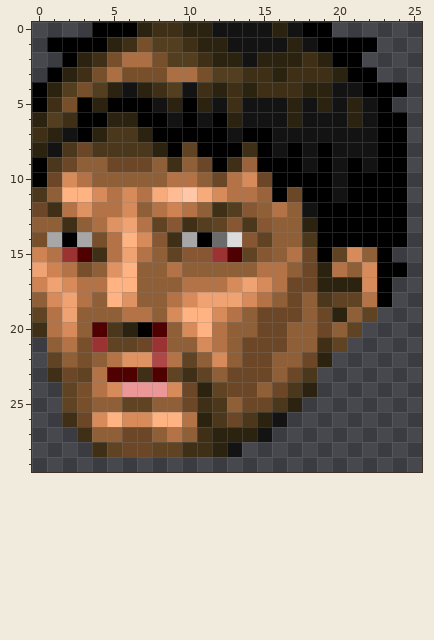
Two versions of one pixel-art sprite, graphics/stftl10.png. That is the earlier state.
The file is 26x30 pixels.
The result:
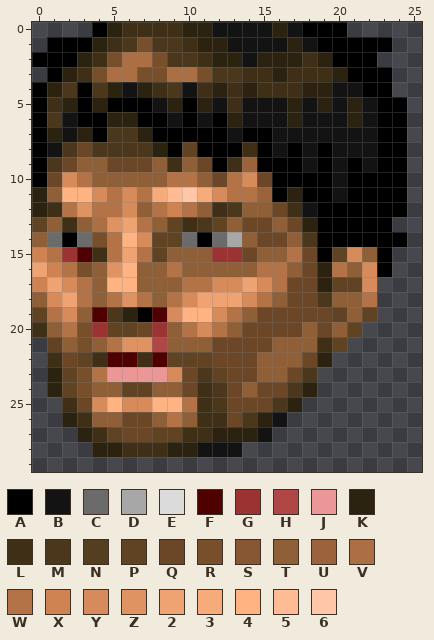
Palette (. is transparent): A #000000  B #131313  C #6b6b6b  D #a7a7a7  E #dbdbdb  F #4f0000  G #9b3333  H #af4747  J #eb9797  K #2b230f  L #3f2f17  M #4b371b  N #533f1f  P #5f4323  Q #6b4727  R #774f2b  S #875733  T #8f5f37  U #9b633b  V #ab6f43  W #b37347  X #cf8353  Y #d78b5b  Z #df9363  2 #efa373  3 #f7ab7b  4 #ffb383  5 #ffbb93  6 #ffc7a7
From old to new:
Changed rows in their new state; - is an unchanged pixel.
first column x 0:
 0 -----KLL------------A----
 1 ----KLM-MM-------------A-
 2 AA-------MM-----------A--
 3 ------V-----MM---------A-
 4 --MAM----M--------------.
 5 --K---------------------A
 6 AMB----------------------
 7 A--KA--------------------
 8 A------------------------
11 K----------------K-------
12 K------------MT-QL-------
13 P-------TP-M-TQQ-Q------.
14 TC-C----PPC--DTQQ--------
15 --------PTTT-GQT---------
16 ------------------------.
17 ----T-------Y-------PP-.-
18 -----W-W----------Q-TT-.-
19 --Y-FMKAF---------Q-P----
20 -TWRGPPQG-WY--Q--Q-------
21 -PT-TWZZH--TQQ--T--------
22 -LQPLFFLFP-PQQ-T---------
23 -KPR-JJJJYQMP--T---------
24 -K--TTPPTT-LM-TQ---------
25 --LQY4YY44W--Q-----------
26 --KLTTQQTWTLL------------
27 ---KLP--PPL--------------
28 ----KKLLLKKBB------------
